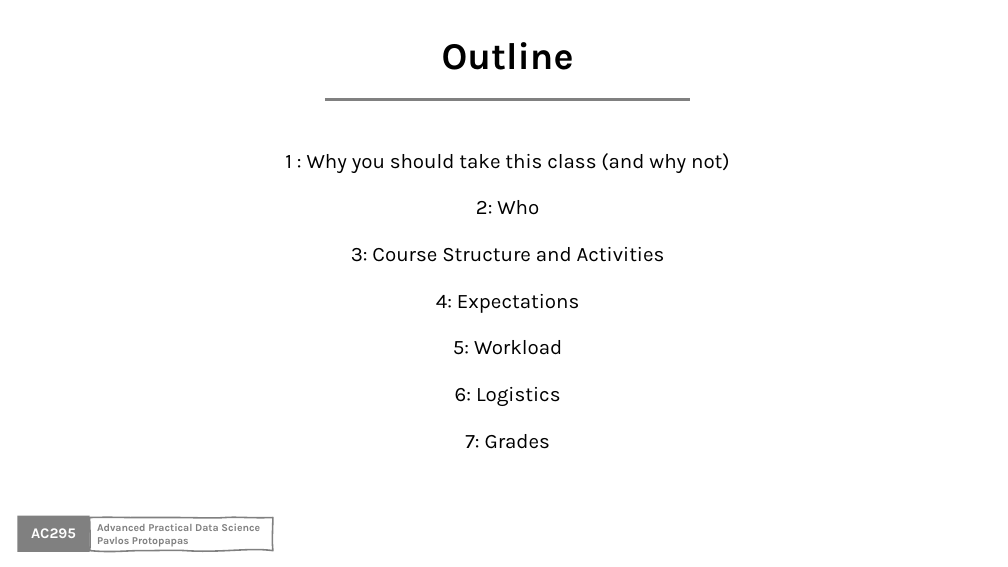
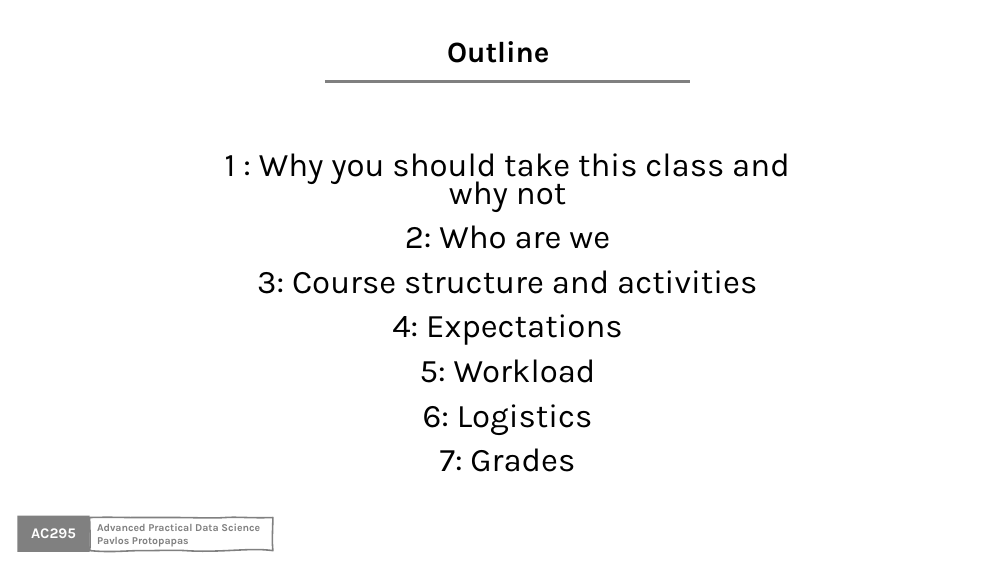
Before and after one commit to Harvard-IACS/2020-AC295, a slide deck: slide 2 of content/lectures/lecture1/presentation/lecture1_draft.pptx. Drawn at 1008x567 pixels with LibreOffice and Linux fonts; fonts in the diff are those of the drawing; background and template pictures are left out. Boxes give left, top, right and bottom in pixels: in the first picture for what was removed or moved away, otherwise in the second. Text is boxed around its words. In the diff, an @@ line names an element or a change of style, - is before the commit and + after.

```diff
--- a/content/lectures/lecture1/presentation/lecture1_draft.pptx
+++ b/content/lectures/lecture1/presentation/lecture1_draft.pptx
@@ text "Outline" at box(447, 41, 549, 63): size 36 to 28 pt @@
@@ line moved from (325, 99) - (690, 99) to (325, 82) - (690, 82) @@
@@ text at box(225, 153, 790, 294): text changed; size 19.6 to 31.4 pt @@
-1 : Why you should take this class (and why not)
-2: Who
-3: Course Structure and Activities
+1 : Why you should take this class and why not
+2: Who are we
+3: Course structure and activities
@@ text at box(392, 314, 623, 472): size 19.6 to 31.4 pt in "4: Expectations", "5: Workload", "6: Logistics", "7: Grades"; less space between paragraphs @@
```
Also in this commit, not shown: 11 other slides changed, 6 other files.
